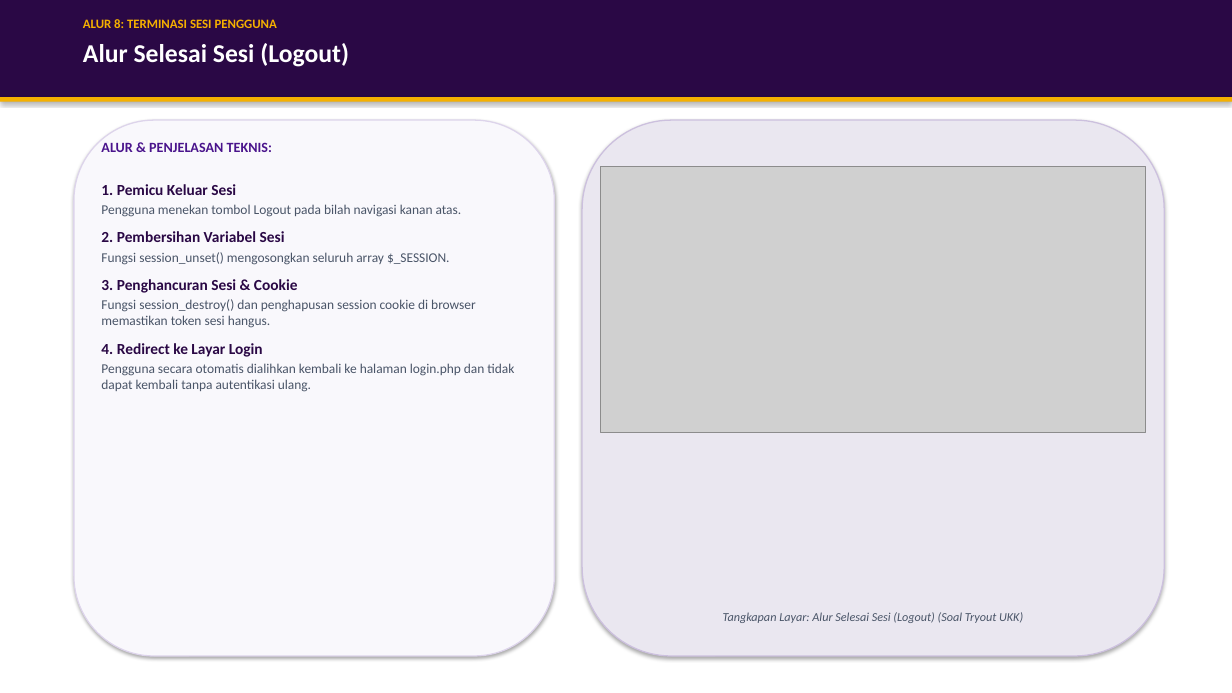
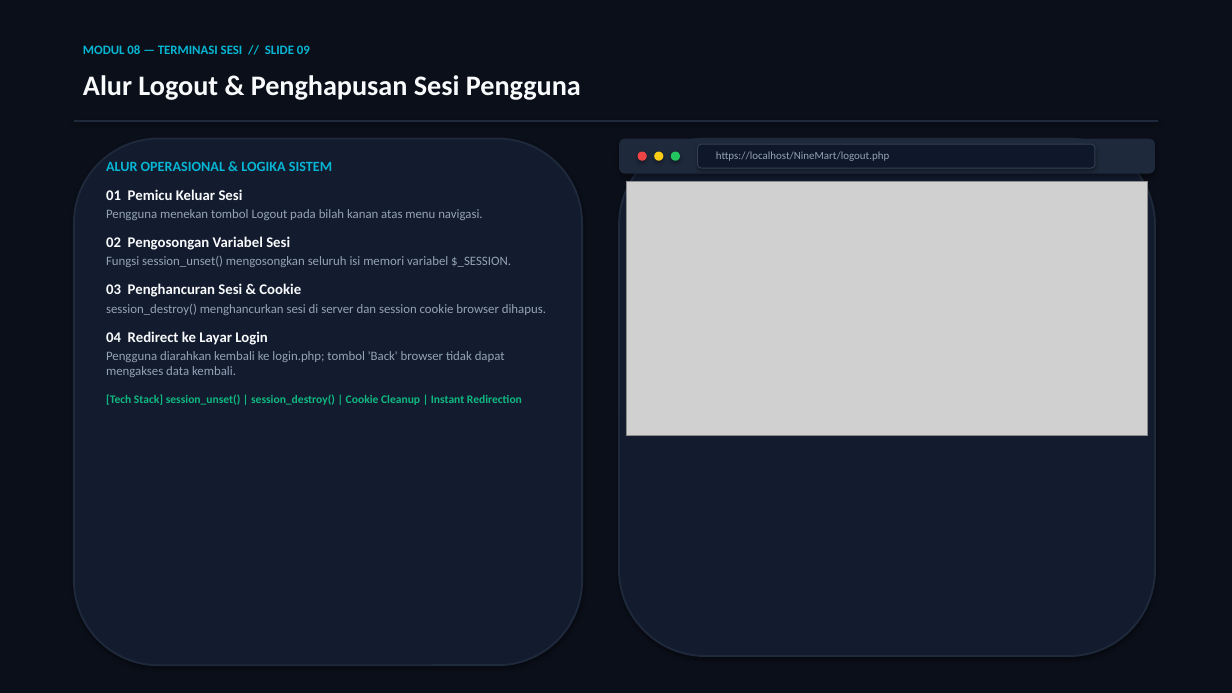
Before and after one commit to SabilMurti/BelajarUKK, a slide deck: slide 9 of NineMart/dokumen/PRESENTASI_NINEMART_CANVA.pptx. Drawn at 1232x693 pixels with LibreOffice and Linux fonts; fonts in the diff are those of the drawing; grey boxes stand for pictures. Boxes give left, top, right and bottom in pixels: in the first picture for what was removed or moved away, otherwise in the second. Text is boxed around its words. In the diff, an @@ line names an element or a change of style, - is before the commit and + after.

Commit message:
style: buat ulang pptx dark-tech executive dan update link canva baru

```diff
--- a/NineMart/dokumen/PRESENTASI_NINEMART_CANVA.pptx
+++ b/NineMart/dokumen/PRESENTASI_NINEMART_CANVA.pptx
@@ rectangle: place and size @@
-rectangle at <box>0,0,1232,97</box>
+rectangle at <box>0,0,1232,693</box>
@@ rectangle at <box>0,0,1232,693</box>: fill #2A0845 to #0B0F19 @@
@@ text removed at <box>83,43,349,67</box> @@
-Alur Selesai Sesi (Logout)
@@ text added at <box>83,45,310,54</box>, 10 pt, text #06B6D4, bold @@
+MODUL 08 — TERMINASI SESI // SLIDE 09
@@ text at <box>83,75,581,100</box>: text changed; size 10 to 22 pt; text colour #F5B000 to #F8FAFC @@
-ALUR 8: TERMINASI SESI PENGGUNA
+Alur Logout & Penghapusan Sesi Pengguna
@@ rounded rectangle: place and size @@
-rounded rectangle at <box>74,120,555,656</box>
+rounded rectangle at <box>74,139,582,665</box>
@@ rounded rectangle at <box>74,139,582,665</box>: fill #F9F8FC to #131B2E; outline #DDD4EB 1 pt to #1E293B 1.5 pt @@
@@ rectangle: place and size @@
-rectangle at <box>0,97,1232,102</box>
+rectangle at <box>74,120,1158,122</box>
@@ rectangle at <box>74,120,1158,122</box>: fill #F5B000 to #1E293B @@
@@ text removed at <box>101,142,272,152</box> @@
-ALUR & PENJELASAN TEKNIS:
@@ rounded rectangle: place and size @@
-rounded rectangle at <box>582,120,1165,656</box>
+rounded rectangle at <box>619,139,1155,656</box>
@@ rounded rectangle at <box>619,139,1155,656</box>: fill #EAE7F0 to #131B2E; outline #CCC0DE 1 pt to #1E293B 1.5 pt @@
@@ rounded rectangle added at <box>619,139,1155,174</box>, fill #1E293B @@
@@ rounded rectangle added at <box>698,144,1095,168</box>, fill #0F172A, outline #334155 0.75 pt @@
@@ text at <box>106,162,546,405</box>: text changed; size 10.5 to 10 pt; text colour #4A5568 to #94A3B8 @@
-1. Pemicu Keluar Sesi
-Pengguna menekan tombol Logout pada bilah navigasi kanan atas.
-2. Pembersihan Variabel Sesi
-Fungsi session_unset() mengosongkan seluruh array $_SESSION.
-3. Penghancuran Sesi & Cookie
-Fungsi session_destroy() dan penghapusan session cookie di browser memastikan token sesi hangus.
-4. Redirect ke Layar Login
-Pengguna secara otomatis dialihkan kembali ke halaman login.php dan tidak dapat kembali tanpa autentikasi ulang.
+ALUR OPERASIONAL & LOGIKA SISTEM
+01 Pemicu Keluar Sesi
+Pengguna menekan tombol Logout pada bilah kanan atas menu navigasi.
+02 Pengosongan Variabel Sesi
+Fungsi session_unset() mengosongkan seluruh isi memori variabel $_SESSION.
+03 Penghancuran Sesi & Cookie
+session_destroy() menghancurkan sesi di server dan session cookie browser dihapus.
+04 Redirect ke Layar Login
+Pengguna diarahkan kembali ke login.php; tombol 'Back' browser tidak dapat mengakses data kembali.
+[Tech Stack] session_unset() | session_destroy() | Cookie Cleanup | Instant Redirection
@@ ellipse added at <box>638,152,647,161</box>, fill #EF4444 @@
@@ ellipse added at <box>654,152,664,161</box>, fill #FACC15 @@
@@ ellipse added at <box>671,152,680,161</box>, fill #22C55E @@
@@ text added at <box>716,151,889,161</box>, 8.5 pt, text #94A3B8 @@
+https://localhost/NineMart/logout.php
@@ picture: place and size @@
-picture at <box>601,166,1146,433</box>
+picture at <box>627,181,1148,436</box>
@@ text removed at <box>723,612,1023,623</box> @@
-Tangkapan Layar: Alur Selesai Sesi (Logout) (Soal Tryout UKK)
```
Also in this commit, not shown: 4 other slides changed, 5 slides added, 5 slides removed, 1 other file.
